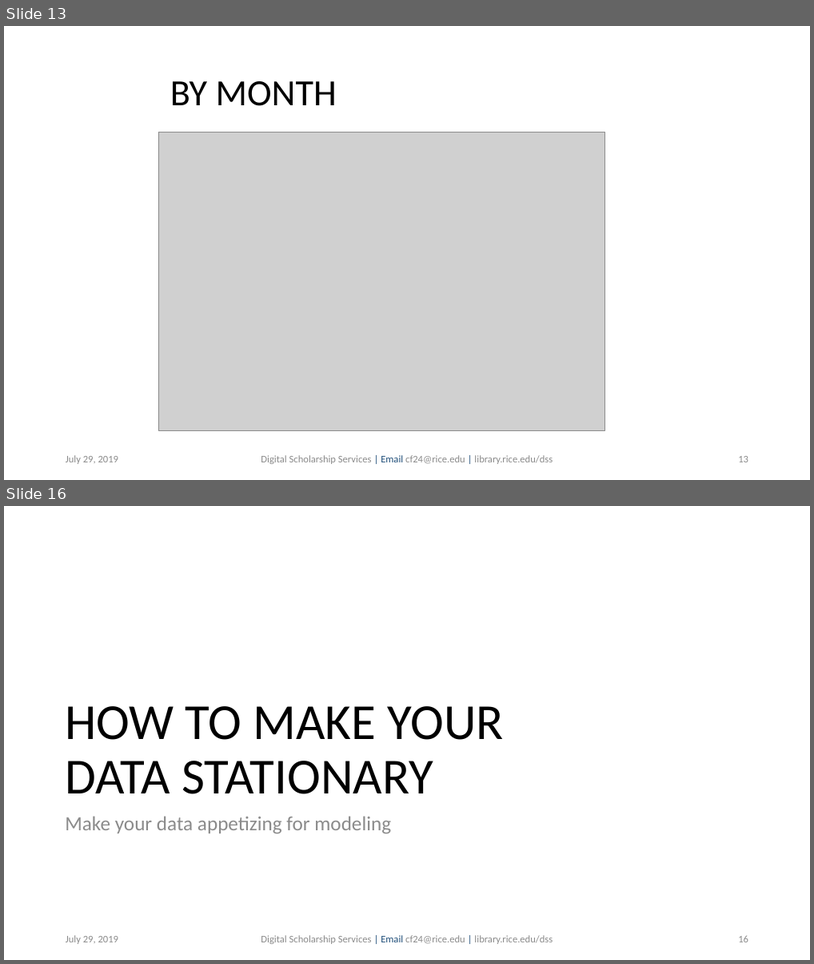
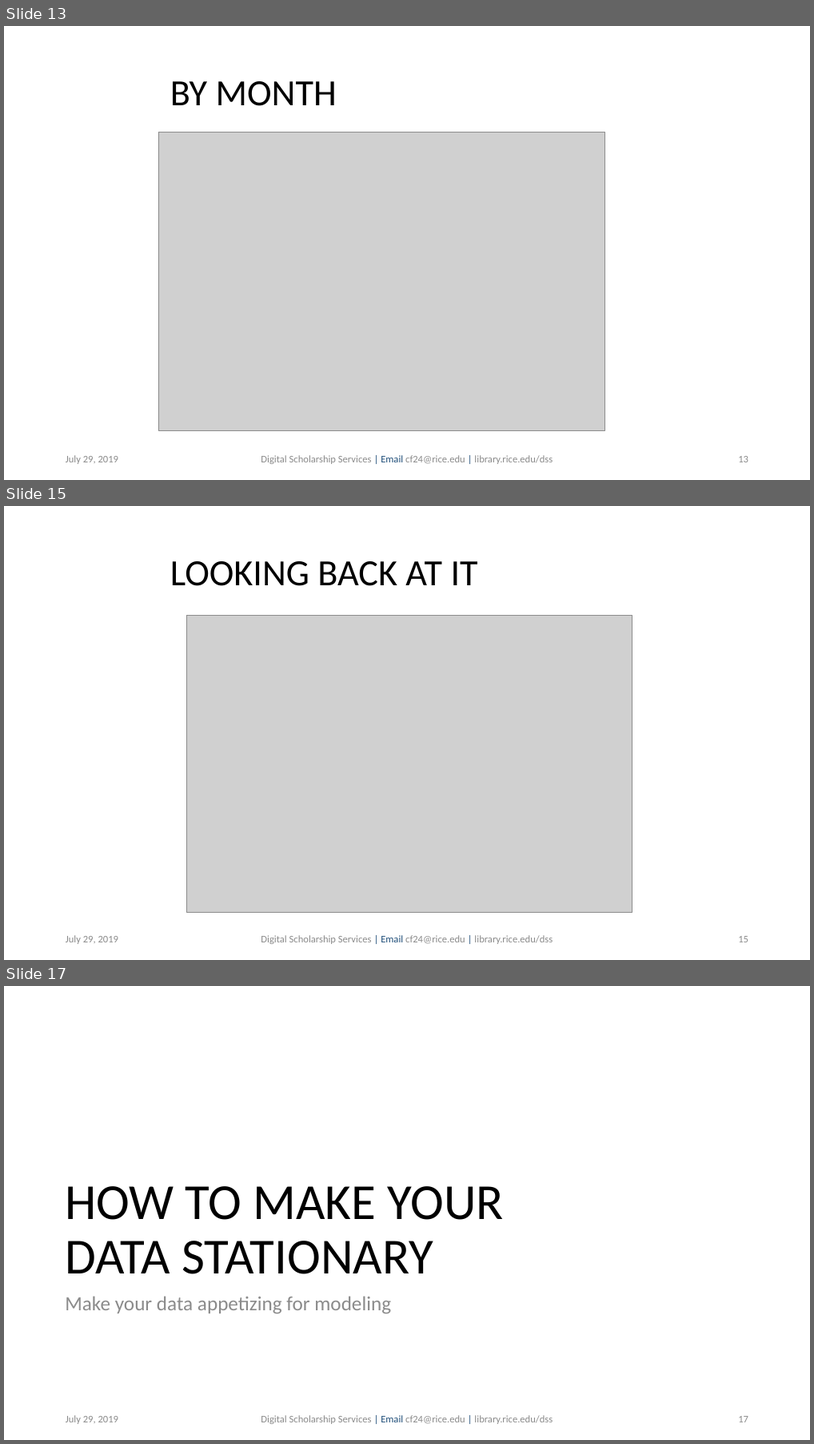
Before and after one commit to bakitybacon/rice-data-and-donuts, a slide deck: tsa/Introduction to Time Series Analysis.pptx. Shown one above the other, each under a label of ours: slides 13 and 16 before the commit, slides 13, 15 and 17 after it; the slides between them are not shown. The pictures are 814x964 and 814x1444 pixels, drawn with LibreOffice and Linux fonts; fonts in the diff are those of the drawing; grey boxes stand for pictures; background and template pictures are left out. Boxes give left, top, right and bottom in pixels: in the first picture for what was removed or moved away, otherwise in the second. Text is boxed around its words. In the diff, an @@ line names an element or a change of style, - is before the commit and + after.

Commit message:
added plots for now, pretty pictures

```diff
--- a/tsa/Introduction to Time Series Analysis.pptx
+++ b/tsa/Introduction to Time Series Analysis.pptx
@@ slide 15 added at (4, 506, 810, 960), background #FFFFFF @@
@@ title added at (170, 561, 478, 586), 44 pt, text #000000 @@
+LOOKING BACK AT IT
@@ picture added at (187, 616, 633, 912) @@
@@ text added at (66, 935, 119, 944), 12 pt, text #8C8C8C @@
+July 29, 2019
@@ text added at (261, 935, 553, 944), 12 pt, text #8C8C8C @@
+Digital Scholarship Services | Email cf24@rice.edu | library.rice.edu/dss
@@ page number added at (738, 936, 749, 942), 12 pt, text #8C8C8C @@
+15
@@ what was slide 16 is now slide 17 @@
@@ page number at (738, 1416, 749, 1422): text changed @@
-16
+17
```
Also in this commit, not shown: 2 slides changed.
